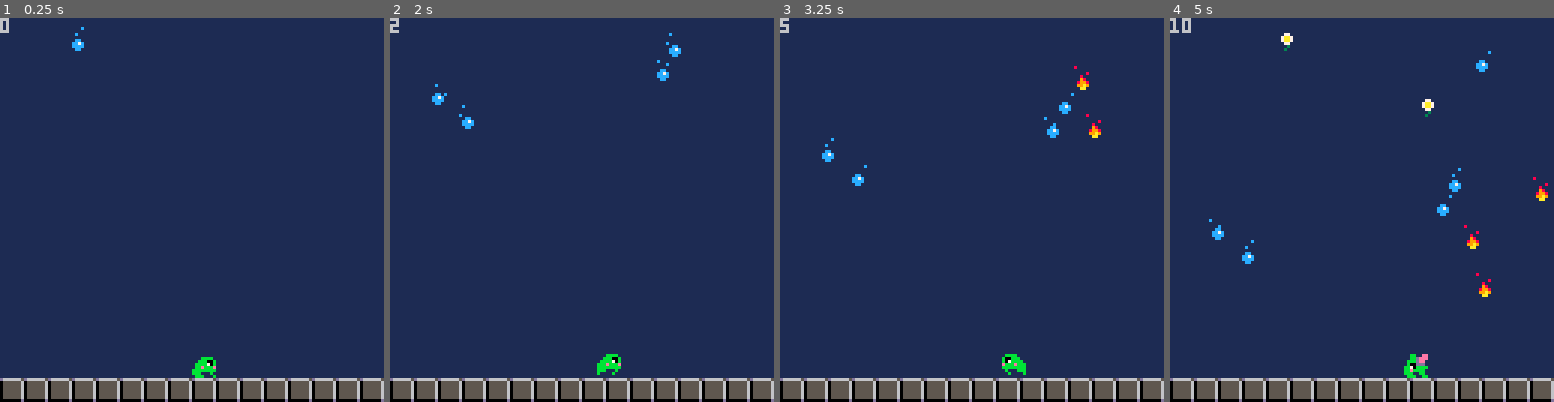
Above: before the commit, frames 1-4 (left to right).
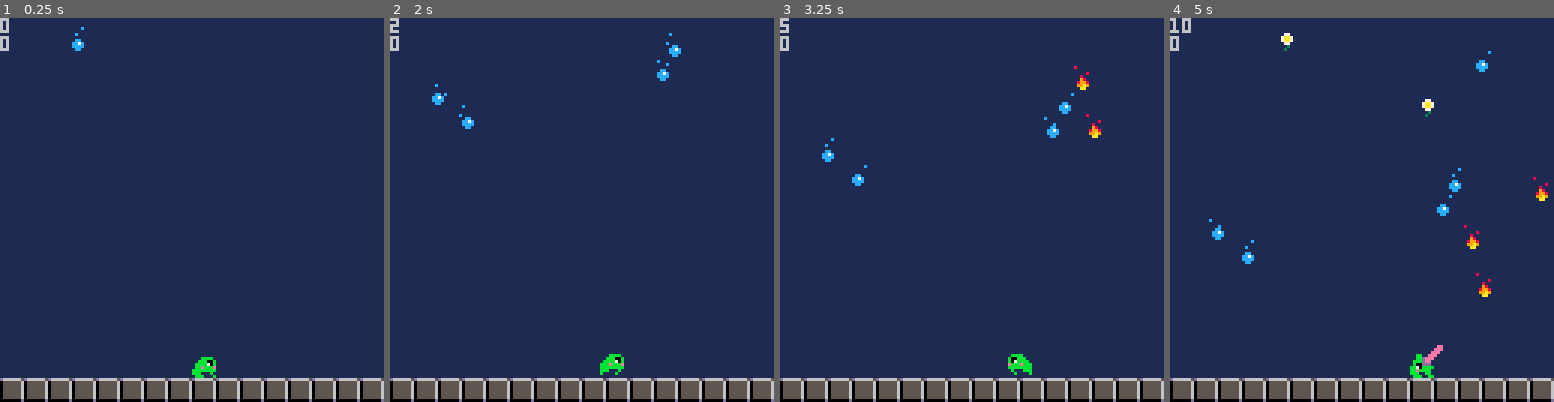
Above: after the commit, the same moments.

Repository: Ricchan-piup/0froppy
Game: PICO-8 cartridge 0main.p8
Same seed, same stepped clock (60 frames per second), same inputs: the game is played once before the commit and once after it.
Inputs:
- Up to frame 1 (0.25 s): no input
- Up to frame 2 (2 s): tap O (Z key) at 0.7, 1.7 s; hold Right from 1.6 s (still down)
- Up to frame 3 (3.25 s): release Right at 2.1 s; tap O (Z key) at 2.1, 2.5, 2.9 s; hold Right 2.47-3.03 s; hold Left from 3.08 s (still down)
- Up to frame 4 (5 s): tap O (Z key) every 0.4 s from 3.3 to 4.9 s; release Left at 3.58 s; hold Right 4.02-4.68 s

The runs differ from the first frame. In frame 1, less than 0.1% of the frame differs, in the area x 0-3%, y 4-9%; in frame 2, 0.2%; in frame 3, 0.3%; in frame 4, 0.5%, in the area x 0-72%, y 4-94%.

Commit message:
changed tongue movement and collision logic
I changed the tongue collision and movement logic and added a score feature

Diff:
--- a/actors.lua
+++ b/actors.lua
@@ -65,7 +65,6 @@
 	local a = {
 		k = k, -- sprite of actor/identificator in the actor database
 
-		eaten = false, -- flag to know if the actor is currently eaten by the player, this is used to stop the move function of the actor when it's eaten.
 		current_sprite = k,
 		anim_frame = 0,
 		anim_timer = 0,
@@ -80,9 +79,9 @@
 		d = 1 or d,
 		w = 8, -- hitbox width
 		h = 8, -- hitbox height
-
+		isActive = true, -- used to prevent multiple collision detections
 		draw = draw_actor,
-		move = move_actor
+		move = move_actor,
 	}
 
 	if fget(a.k, 7) then
@@ -105,7 +104,7 @@
 
 -- default move function for all the actors, can be overwritten
 function move_actor(a)
-	if a.eaten then
+	if not a.isActive then
 		return
 	end
 
--- a/froppy01.lua
+++ b/froppy01.lua
@@ -34,4 +34,5 @@
 function _draw()
 	draw_map()
 	print(debug)
+	print(score)
 end
--- a/level.lua
+++ b/level.lua
@@ -1,5 +1,6 @@
 -- initiates the list of actors
 game_state = 1
+score = 0
 
 function init_level()
 
@@ -52,3 +53,13 @@
 
 	return false
 end
+
+function updateScore(a)
+	if a.y < 40 then
+		score += 1000
+	elseif a.y < 80 then
+		score += 100
+	else
+		score += 10
+	end
+end
--- a/player.lua
+++ b/player.lua
@@ -18,7 +18,7 @@
 	a.move = update_player
 	a.score = 0
 	a.tongue = nil
-	a.cooldown = false
+	a.canAttack = true -- used to prevent player from spamming tongue by holding btn(4)
 	a.state = pl_idle
 
 	a.states = {
@@ -49,7 +49,6 @@
 			exit = nil
 		},
 
-		--TODO: prevent tongue from being created again just after it came back (boolean)
 		[pl_stretching_tongue] = {
 			enter = function(a)
 				a.tongue = make_tongue(a)
@@ -59,19 +58,33 @@
 				local tongue = a.tongue
 				tongue.cancollide = false
 				if tongue != nil then
-					tongue.dx *= -2
-					tongue.dy *= -2
+					tongue.speed *=3
+					tongue.dx *= -1
+					tongue.dy *= -1
 					debug += 1
 				end
 			end
 		},
 
 		[pl_pulling_tongue] = {
-			enter = nil,
+			enter = function(a)
+				local tongue = a.tongue
+				local ennemy = tongue.stuck_ennemy
+				if ennemy != nil then
+					ennemy.isActive = false
+				end
+			end,
 			update = u_pulling_tongue,
 			exit = function(a)
+				local tongue = a.tongue
+				local ennemy = tongue.stuck_ennemy
+				if ennemy != nil then
+					del(actors, ennemy)
+					ennemy = nil
+				end
 				del(actors, a.tongue)
 				a.tongue = nil
+				a.canAttack = false
 			end
 		},
 
@@ -104,16 +117,24 @@
 
 -- 0 is the right button, 1 is left, 4 is w, 5 is x
 function u_idle(pl)
+	-- player needs to release the button before being able to attack again
+	if not btn(4) then
+		pl.canAttack = true
+	end
 	if btn(0) or btn(1) then
 		set_state(pl, pl_walk)
-	elseif btn(4) then
+	elseif btn(4) and pl.canAttack then
 		set_state(pl, pl_stretching_tongue)
 	end
 end
 
 function u_walk(pl)
-
-	if btn(4) then
+	-- player needs to release the button before being able to attack again
+	if not btn(4) then
+		pl.canAttack = true
+	end
+
+	if btn(4) and pl.canAttack then
 		set_state(pl, pl_stretching_tongue)
 
 	elseif btn(1) then
@@ -149,6 +170,11 @@
 function u_pulling_tongue(pl)
 
 	local tongue = pl.tongue
+	local ennemy = tongue.stuck_ennemy
+	if ennemy != nil then
+		ennemy.x = tongue.x
+		ennemy.y = tongue.y
+	end
 
 	if tongue.y > pl.y then
 		set_state(pl, pl_idle)
@@ -165,8 +191,9 @@
 	a.x0 = pl.x
 	a.y0 = pl.y
 
-	a.dx = pl.d * 2
-	a.dy = -2
+	a.speed = 3
+	a.dx = pl.d * 1
+	a.dy = -1
 	a.d = pl.d
 	a.w = 0.5
 	a.h = 0.5
@@ -185,10 +212,10 @@
 	--Also the collision is not very clean, i should probably do something with a hitbox
 function tongue_actor_collision_test(a)
 	if a.cancollide == false then
-		return
-	end
-	if a.y > 108  then --hitbox isn't immediatly active when the tongue is spawned.
-		return
+		return false
+	end
+	if a.y > 108  then -- doesn't detect ennemies too close to frog.
+		return false
 	end
 	for a2 in all(actors) do
 		if a2 != a and (not a2.is_player) then
@@ -201,25 +228,32 @@
 			then
 				if not a2.is_player then
 					a.stuck_ennemy = a2
+					updateScore(a2)
 					set_state(pl, pl_pulling_tongue)
+					return true
+					-- TODO: updateScore()
 					-- del(actors, a)
 					-- a=nil
 					-- del(actors, a2)
 					-- set_state(pl, "iddle")
 					-- pl.cooldown = true
-					return
 				end
 			end
 		end
 	end
+	return false
 end
 
 --TODO: make a better function for this.
 function move_tongue(a)
 
-	-- I call move_actor twice to have more control over how I update the position of the tongue.
-	move_actor(a)
-	a:collide_test()
+	-- If there is a collision, the tongue stops moving
+	for i=1,a.speed do
+		move_actor(a)
+		if  a:collide_test() then
+			break
+		end
+	end
 
 end
 
@@ -232,7 +266,6 @@
 		a.stuck_ennemy.eaten = true
 	end
 
-	--TODO: The tongue can collide with ennemy on the way back, correct it
 	if (a.stuck_ennemy).y < 108 then
 		move_actor(a)
 		move_actor(a)
Not shown, changed: the music (__music__) section of 0main.p8
Not shown, changed: the sound effects (__sfx__) section of 0main.p8
